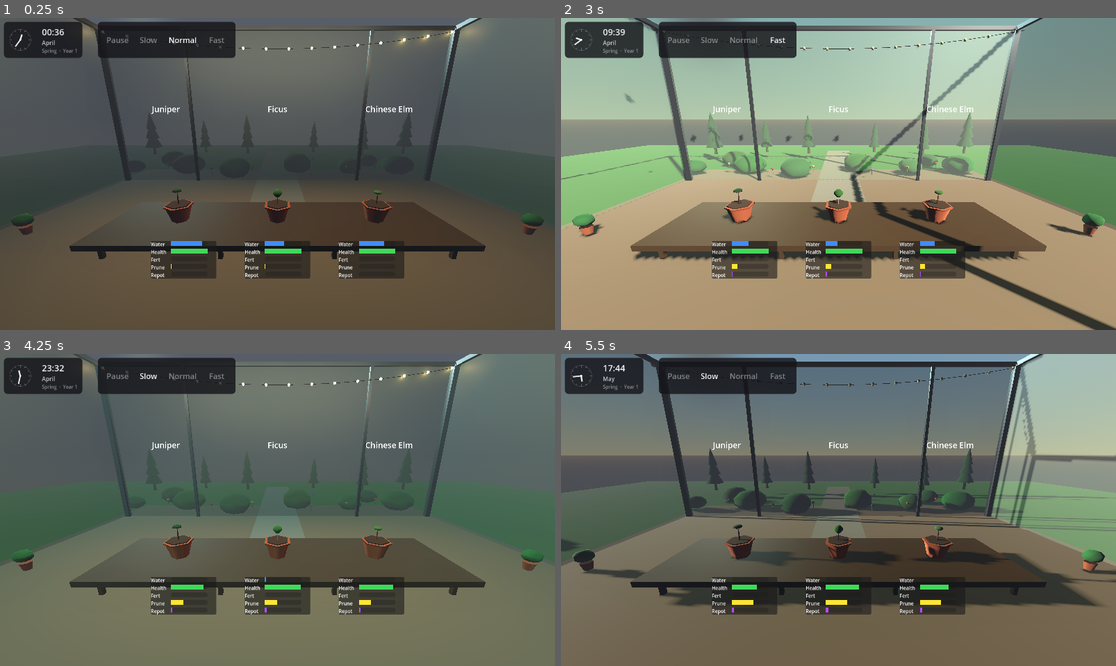
Above: before the commit, frames 1-4 (two rows, left to right).
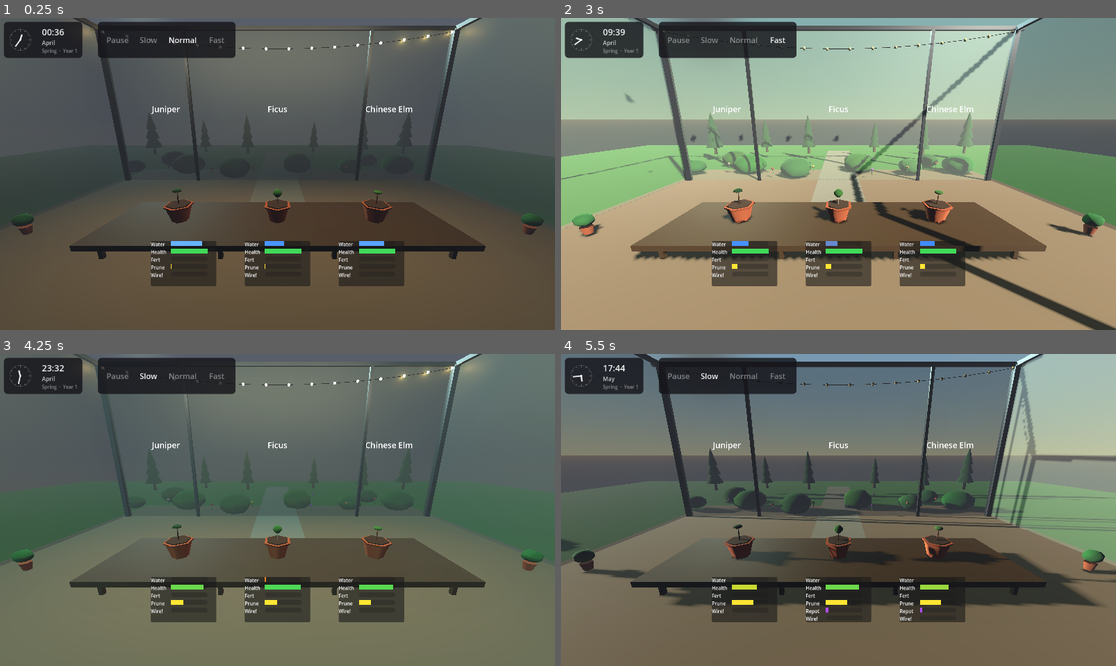
Above: after the commit, the same moments.

Repository: TrineVester/be-bonsai
Game: Godot game, scene res://scenes/main/Main.tscn
The game is run twice, just before and just after one commit, with the same random seed, the same clock (stepped at 60 frames per second) and the same inputs.
Inputs:
- Up to frame 1 (0.25 s): no input
- Up to frame 2 (3 s): click "Normal" at 0.5 s; click "Normal" at 1.25 s; click "Slow" at 2 s; click "Fast" at 2.75 s
- Up to frame 3 (4.25 s): click "Slow" at 3.5 s
- Up to frame 4 (5.5 s): click "Fast" at 4.25 s; click "Slow" at 5 s

The runs differ from the first frame. In frame 1, 1.1% of the frame differs, in the area x 27-73%, y 71-86%; in frame 2, 1.0%; in frame 3, 1.1%; in frame 4, 1.1%.

Commit message:
Add wire status to tree statistics and enhance health fill color logic

Diff:
--- a/scenes/main/TreeStatOverlay.gd
+++ b/scenes/main/TreeStatOverlay.gd
@@ -1,16 +1,20 @@
 class_name TreeStatOverlay
 extends PanelContainer
 
-const STAT_NAMES  := ["Water", "Health", "Fert", "Prune", "Repot"]
+const STAT_NAMES  := ["Water", "Health", "Fert", "Prune", "Repot", "Wire!"]
 const STAT_COLORS := [
 	Color(0.25, 0.55, 1.00),
 	Color(0.25, 0.85, 0.35),
 	Color(1.00, 0.60, 0.20),
 	Color(1.00, 0.90, 0.20),
 	Color(0.70, 0.30, 1.00),
+	Color(1.00, 0.30, 0.10),
 ]
 
 var _bars: Array[ProgressBar] = []
+var _rows: Array[HBoxContainer] = []
+var _health_fill:   StyleBoxFlat = null
+var _moisture_fill: StyleBoxFlat = null
 
 
 func _ready() -> void:
@@ -41,11 +45,30 @@
 		row.add_child(bar)
 
 		_bars.append(bar)
+		_rows.append(row)
+		if j == 0:
+			_moisture_fill = style
+		elif j == 1:
+			_health_fill = style
 
 
 func refresh(tree: TreeData) -> void:
-	_bars[0].value = tree.moisture
-	_bars[1].value = tree.health
+	var m := tree.moisture
+	_bars[0].value = m
+	if _moisture_fill:
+		if m > 0.4:
+			_moisture_fill.bg_color = Color(0.25, 0.55, 1.00).lerp(Color(0.45, 0.75, 1.00), clampf((m - 0.4) / 0.6, 0.0, 1.0))
+		else:
+			_moisture_fill.bg_color = Color(0.25, 0.55, 1.00).lerp(Color(1.00, 0.50, 0.10), clampf((0.4 - m) / 0.4, 0.0, 1.0))
+	var h := tree.health
+	_bars[1].value = h
+	if _health_fill:
+		if h > 0.6:
+			_health_fill.bg_color = Color(0.25, 0.85, 0.35).lerp(Color(0.90, 0.85, 0.15), (1.0 - h) / 0.4)
+		else:
+			_health_fill.bg_color = Color(0.90, 0.85, 0.15).lerp(Color(0.90, 0.20, 0.15), (0.6 - h) / 0.6)
 	_bars[2].value = tree.fertilizer_level
 	_bars[3].value = tree.get_prune_urgency()
-	_bars[4].value = tree.get_repot_urgency()
+	var repot_urgency := tree.get_repot_urgency()
+	_bars[4].value = repot_urgency
+	_rows[4].visible = repot_urgency > 0.05
